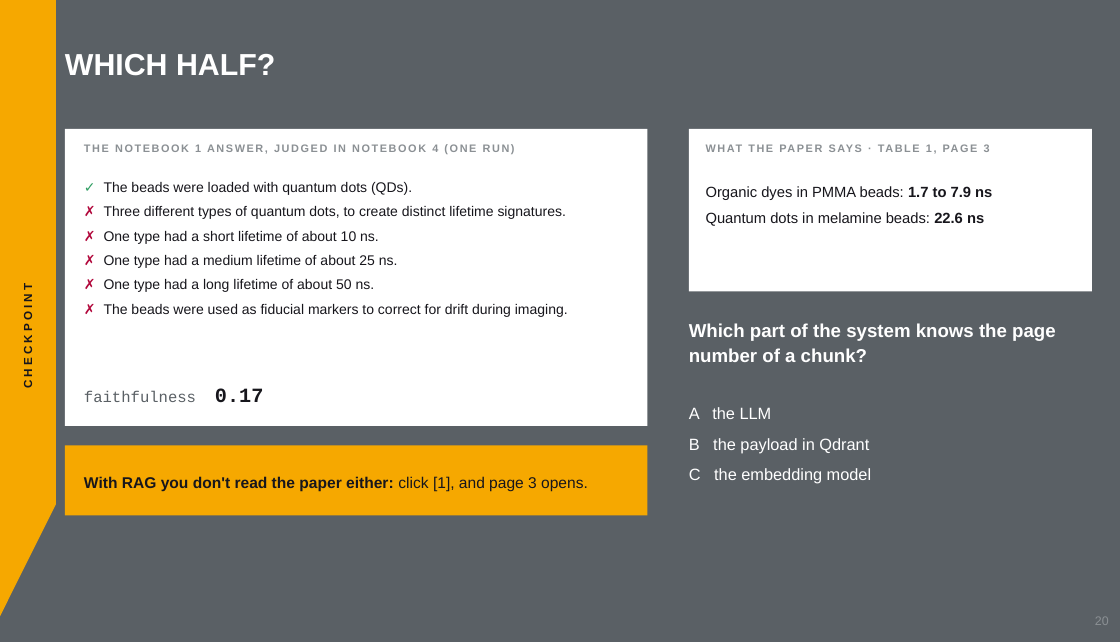
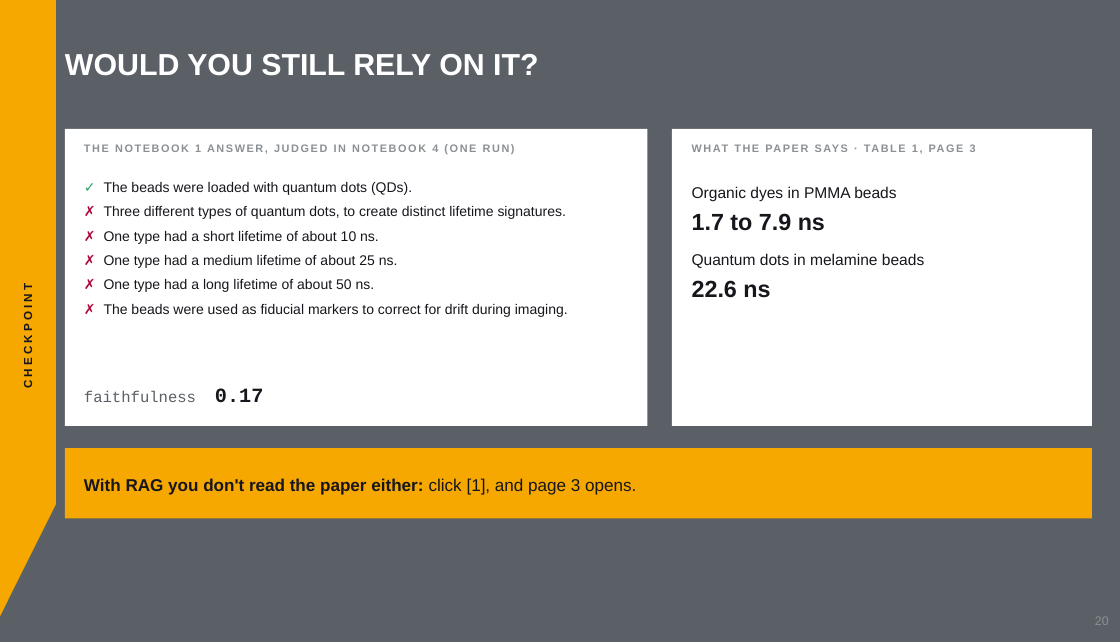
Before and after one commit to aihpi/workshop-rag-basics, a slide deck: slide 20 of workshop/slides/rag-workshop.pptx. Drawn at 1120x642 pixels with LibreOffice and Linux fonts; fonts in the diff are those of the drawing. Boxes give left, top, right and bottom in pixels: in the first picture for what was removed or moved away, otherwise in the second. Text is boxed around its words. In the diff, an @@ line names an element or a change of style, - is before the commit and + after.

```diff
--- a/workshop/slides/rag-workshop.pptx
+++ b/workshop/slides/rag-workshop.pptx
@@ text at (65,54,538,76): text changed @@
-WHICH HALF?
+WOULD YOU STILL RELY ON IT?
@@ rectangle: place and size @@
-rectangle at (689,129,1092,291)
+rectangle at (672,129,1092,426)
@@ text "WHAT THE PAPER SAYS · ...": place and size @@
-text "WHAT THE PAPER SAYS · ..." at (926,144,990,152)
+text "WHAT THE PAPER SAYS · ..." at (912,144,976,152)
@@ text at (692,186,924,298): text changed; size 19 to 20 pt @@
-Organic dyes in PMMA beads: 1.7 to 7.9 ns
-Quantum dots in melamine beads: 22.6 ns
+Organic dyes in PMMA beads
+1.7 to 7.9 ns
+Quantum dots in melamine beads
+22.6 ns
@@ text removed at (689,323,1056,362) @@
-Which part of the system knows the page number of a chunk?
@@ text removed at (689,407,871,484) @@
-A the LLM
-B the payload in Qdrant
-C the embedding model
@@ rectangle: place and size @@
-rectangle at (65,445,647,515)
+rectangle at (65,448,1092,518)
@@ text "With RAG you don't read ..." at (84,478,636,495): size 20 to 22 pt @@
```
Also in this commit, not shown: 8 other slides changed, 1 slide added, 4 other files.
